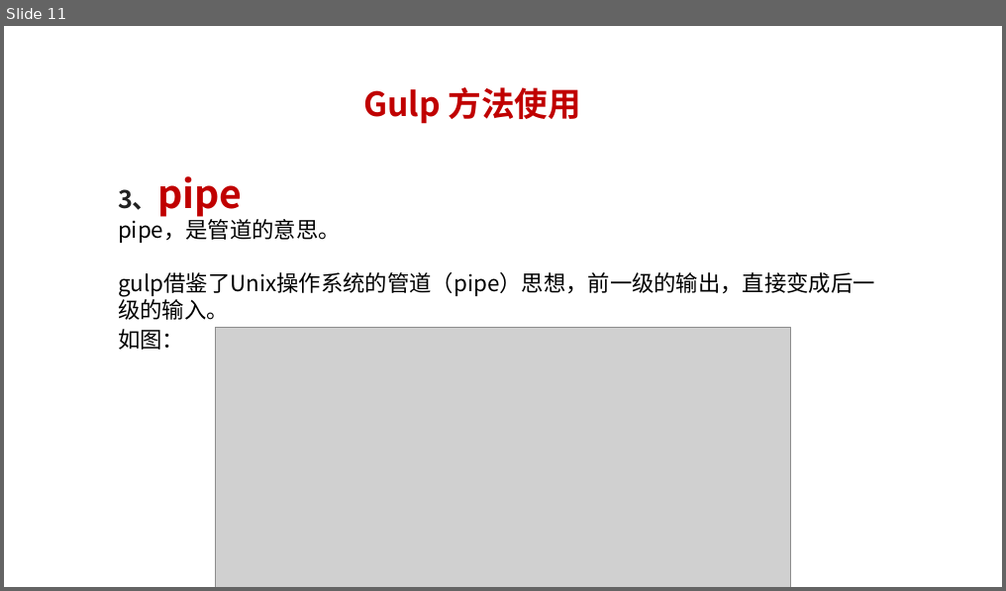
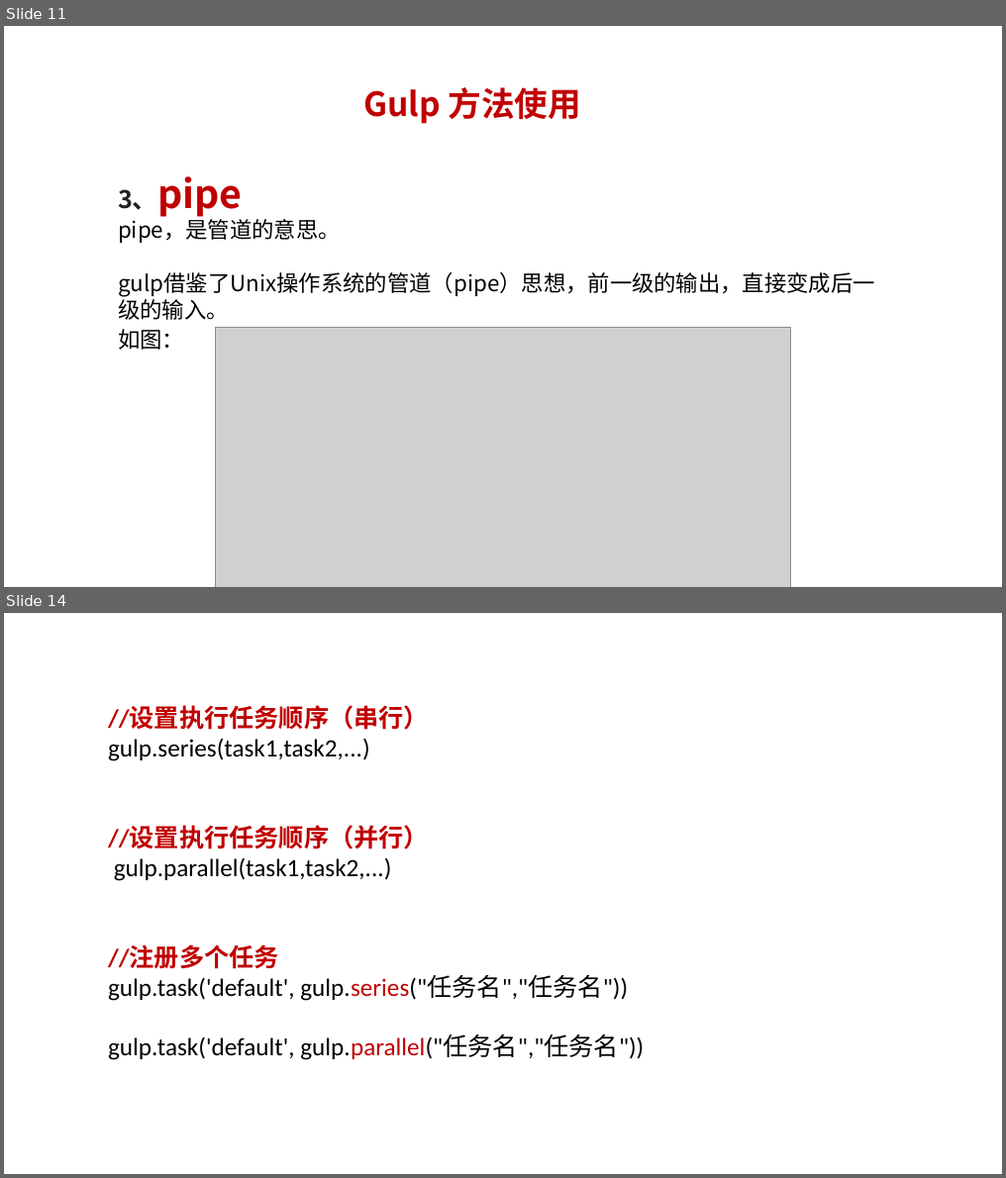
Before and after one commit to JSFFZL/Courseware-PPT, a slide deck: gulp.pptx. Shown one above the other, each under a label of ours: slide 11 before the commit, slides 11 and 14 after it; the slides between them are not shown. The pictures are 1006x591 and 1006x1178 pixels, drawn with LibreOffice and Linux fonts; fonts in the diff are those of the drawing; grey boxes stand for pictures; background and template pictures are left out. Boxes give left, top, right and bottom in pixels: in the first picture for what was removed or moved away, otherwise in the second. Text is boxed around its words. In the diff, an @@ line names an element or a change of style, - is before the commit and + after.

```diff
--- a/gulp.pptx
+++ b/gulp.pptx
@@ slide 14 added at box(4, 613, 1002, 1174), background #FFFFFF @@
@@ text added at box(108, 706, 644, 1060), 18 pt, text #000000 @@
+//设置执行任务顺序（串行）
+gulp.series(task1,task2,...)
+//设置执行任务顺序（并行）
+gulp.parallel(task1,task2,...)
+//注册多个任务
+gulp.task('default', gulp.series("任务名","任务名"))
+gulp.task('default', gulp.parallel("任务名","任务名"))
```
Also in this commit, not shown: 3 slides changed, 4 other slides added, 16 slides removed, 2 other files.
